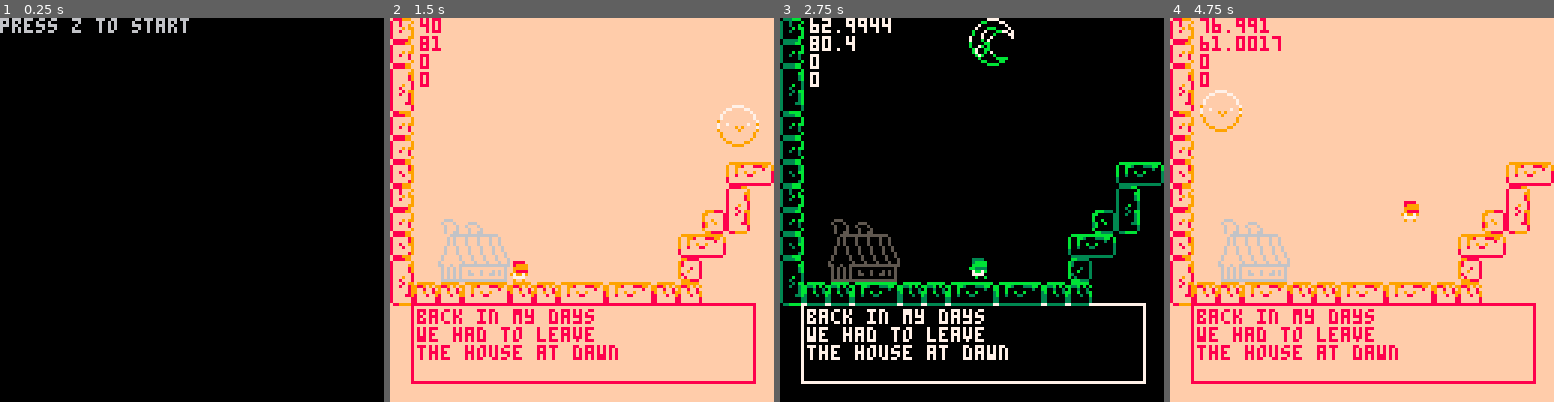
Above: before the commit, frames 1-4 (left to right).
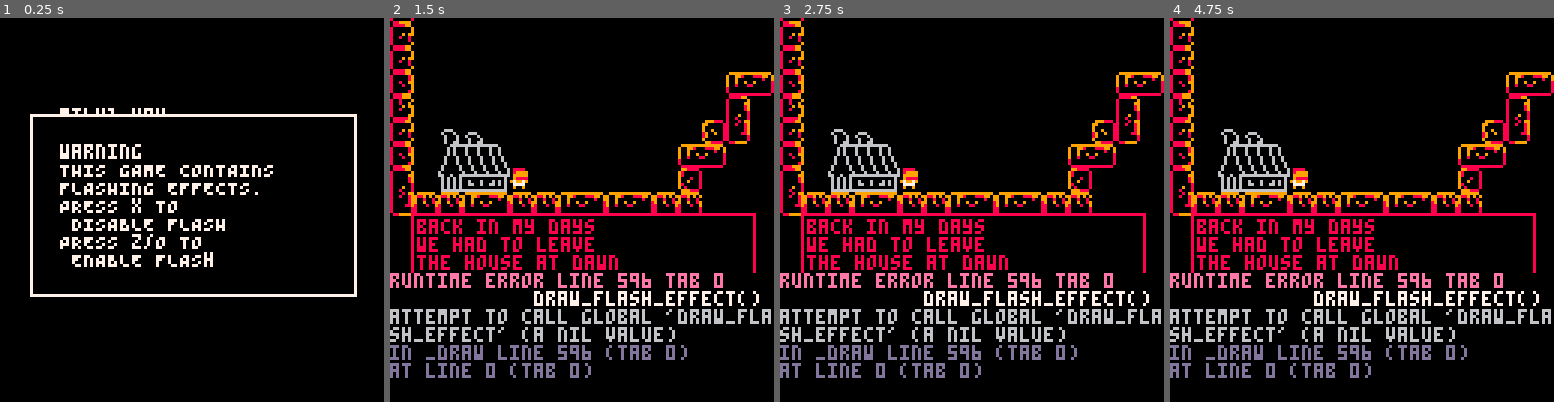
Above: after the commit, the same moments.

Repository: NataliaPrzemylska/milk1-way
Game: PICO-8 cartridge milkjourney.p8
The game is run twice, just before and just after one commit, with the same random seed, the same clock (stepped at 60 frames per second) and the same inputs.
Inputs:
- Up to frame 1 (0.25 s): no input
- Up to frame 2 (1.5 s): tap X (X key) at 0.33, 1.07 s; tap O (Z key) at 0.7 s
- Up to frame 3 (2.75 s): hold Right 1.6-2.1 s; tap O (Z key) at 1.7, 2.1, 2.5 s; tap X (X key) at 1.85 s; hold Up 2.15-2.42 s; hold Right from 2.47 s (still down)
- Up to frame 4 (4.75 s): tap O (Z key) every 0.4 s from 2.9 to 4.5 s; tap X (X key) at 2.97, 4.08 s; release Right at 3.03 s; hold Left 3.08-3.58 s; hold Down 3.63-3.97 s; hold Right 4.02-4.68 s; hold Up from 4.73 s (still down)

The runs differ from the first frame. In frame 1, 6.7% of the frame differs, in the area x 0-93%, y 0-73%; in frame 2, 100%; in frame 3, 25%; in frame 4, 100%, in the area x 0-100%, y 0-100%.
Error after the commit: runtime error line 596 tab 0; draw_flash_effect(); attempt to call global 'draw_flash_effect' (a nil value)

Commit message:
adding splash screen in code
and flash effects

Diff:
--- /dev/null
+++ b/effects.lua
@@ -0,0 +1,9 @@
+epic_animation_frame = 0
+function draw_flash_effect()
+    if epic_animation_frame == 1 then
+        if flash == FLASH_ENABLED then
+            cls(7)
+        end
+        epic_animation_frame = 0
+    end
+end
--- a/levels.lua
+++ b/levels.lua
@@ -12,32 +12,40 @@
 
 levels[3] = { left_lvl=2, right_lvl=4, mapX=2, mapY=0,
     spawn_left={x=1, y=80}, spawn_right={x=120, y=16},
-    quote="and the hills\nwere *really* tall"}
+    quote="back in my days\nwe had to do parkour\non our way to school"}
 
 levels[4] = { left_lvl=3, right_lvl=nil , mapX=3, mapY=0,
     spawn_left={x=1, y=16}, spawn_right=nil,
-    quote="but I finally found the cow",
+    quote="back in my days\nwe milked the cows ourselves",
     cow_location={x=64, y=49, width=8, height=8}}
 
 levels[5] = { left_lvl=6, right_lvl=nil, mapX=4, mapY=0,
     spawn_left={x=1, y=80}, spawn_right={x=110, y=16},
-    quote="and the hills\nwere *really* tall"}
+    quote="back in my days\nwe had to fight orcs\nto survive"}
 
 levels[6] = { left_lvl=7, right_lvl=5, mapX=5, mapY=0,
     spawn_left={x=1, y=30}, spawn_right={x=118, y=80},
-    quote="and the hills\nwere *really* tall"}
+    quote="back in my days\nwe had to have keys\nto keep going"}
 
 levels[7] = { left_lvl=8, right_lvl=6, mapX=6, mapY=0,
     spawn_left={x=1, y=72}, spawn_right={x=118, y=30},
-    quote="and the hills\nwere *really* tall"}
+    quote="back in my days\nwe had to venture deep\n into the caves"}
 
 levels[8] = { left_lvl=9, right_lvl=7, mapX=7, mapY=0,
-    spawn_left={x=1, y=80}, spawn_right={x=118, y=80},
-    quote="and the hills\nwere *really* tall"}
+    spawn_left={x=1, y=80}, spawn_right={x=118, y=72},
+    quote="back in my days\n"}
 
 levels[9] = { left_lvl=9, right_lvl=7, mapX=0, mapY=1,
     spawn_left={x=1, y=80}, spawn_right={x=118, y=80},
     quote="and the hills\nwere *really* tall"}
+
+if state == STATE_MENU then
+    mapX = 7
+    mapY = 1
+else
+    mapX = levels[1].mapX
+    mapY = levels[1].mapY
+end
 
 mapX = levels[1].mapX
 mapY = levels[1].mapY
--- a/main.lua
+++ b/main.lua
@@ -1,28 +1,54 @@
---Milkiway
-
+--Milk1 Way
+STATE_MENU = 0
+STATE_GAME = 1
+FLASH_UNKNOWN = 0
+FLASH_ENABLED = 1
+FLASH_DISABLED = 2
+current_frame = 0
+frame = 0
 function _init()
+    mapX = 7
+    mapY = 1
     day = true
     set_day(day)
     journey_days = 0
     debug = false
+    state = STATE_MENU
     temp_mapx = mapX
     temp_mapy = mapY
     exploded = 0
-    state="menu"
+    flash = FLASH_UNKNOWN
 end
 
 function _update()
-    if state == "menu" then
-        if btn(4) then
-            state = "game"
+    if state == STATE_MENU then
+        if flash == FLASH_UNKNOWN then
+            if btnp(4) then
+                flash = FLASH_ENABLED
+                frame = 0
+
+            end
+            if btnp(5) then
+                flash = FLASH_DISABLED
+                frame = 0
+            end
+        else
+            if (btnp(0) or btnp(1) or btnp(2) or btnp(3) or btnp(4) or btnp(5)) and frame>=10 then
+                state = STATE_GAME
+                mapX = 0
+                mapY = 0
+                frame = 0
+            end
         end
-    elseif state == "game" then
+    elseif state == STATE_GAME then
         for obj in all(current_objects) do
             if day == obj.day then
                 obj.update(obj);
             end
         end
-        player_input()
+        if frame>=10 then
+            player_input()
+        end
         update_level()
 
         if player.y > 130 then
@@ -31,18 +57,20 @@
     end
 end
 function _draw()
-    if state == "menu" then
+    if state == STATE_MENU then
         cls(0)
-        print("press z to start")
-    elseif state == "game" then
+        --draw_background()
+        map(mapX*16, mapY*16, 0, 0, 16, 16)
+        print("milk1 way", 20, 30)
+        if flash == FLASH_UNKNOWN then
+            rectfill(10, 32, 118, 92, 0)
+            rect(10, 32, 118, 92, 7)
+            print("warning\nTHIS GAME CONTAINS\nFLASHING EFFECTS.\nPRESS x TO\n DISABLE FLASH\nPRESS z/O TO\n ENABLE FLASh", 20, 42, 7)
+        end
+    elseif state == STATE_GAME then
         adjust_platforms()
-        if day then
-            cls(15)
-        else
-            cls(0)
-        end
+        cls(0)
 
-        draw_level()
         draw_background()
         -- draw a screen of tiles in map
         map(mapX*16, mapY*16, 0, 0, 16, 12)
@@ -59,11 +87,19 @@
             spr(133, 110, 5)
         end
 
+        draw_level()
+        if epic_animation_frame != 0 then
+            draw_flash_effect()
+        end
+
 
         --debug
-        print(player.x,10,0)
-        print(player.y)
-        print(#current_objects)
-        print(exploded)
+        if debug then
+            print(player.x,10,0)
+            print(player.y)
+
+        end
     end
+    current_frame+=1
+    frame += 1
 end
--- a/player.lua
+++ b/player.lua
@@ -192,6 +192,9 @@
 end
 function dead()
     if player.dead_animation_index==0 then
+        if epic_animation_frame == 0 then
+            epic_animation_frame = 1
+        end
         player.dead_animation_index = 1
     end
 end
